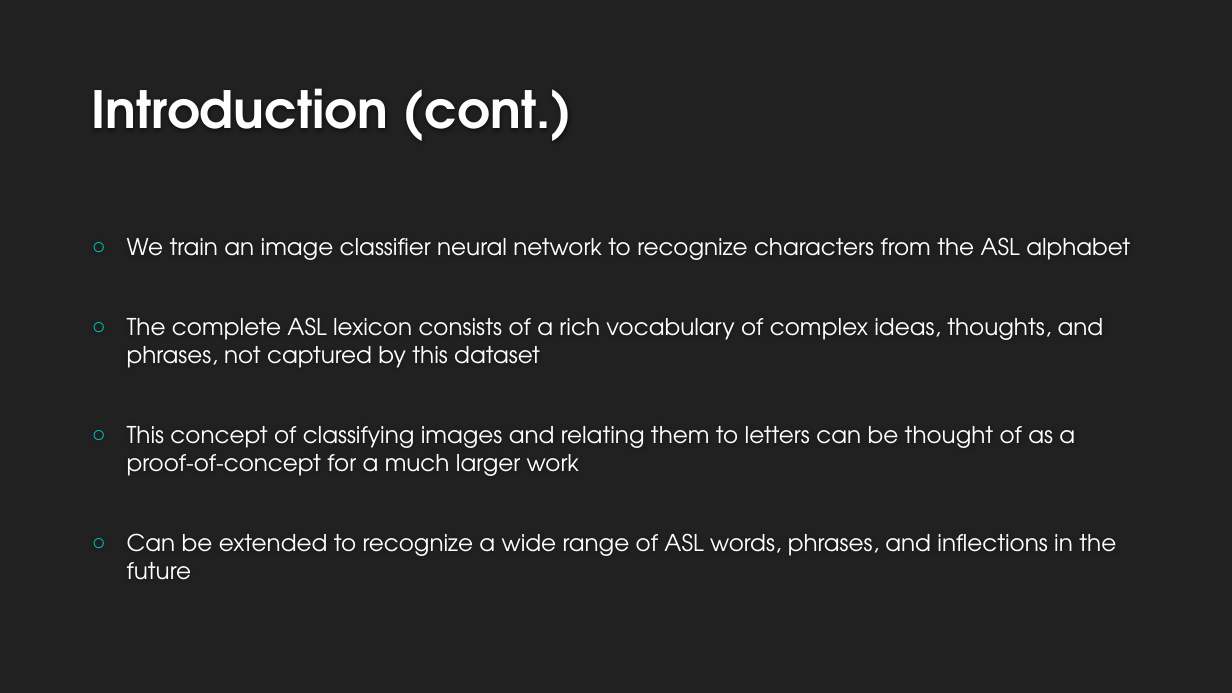
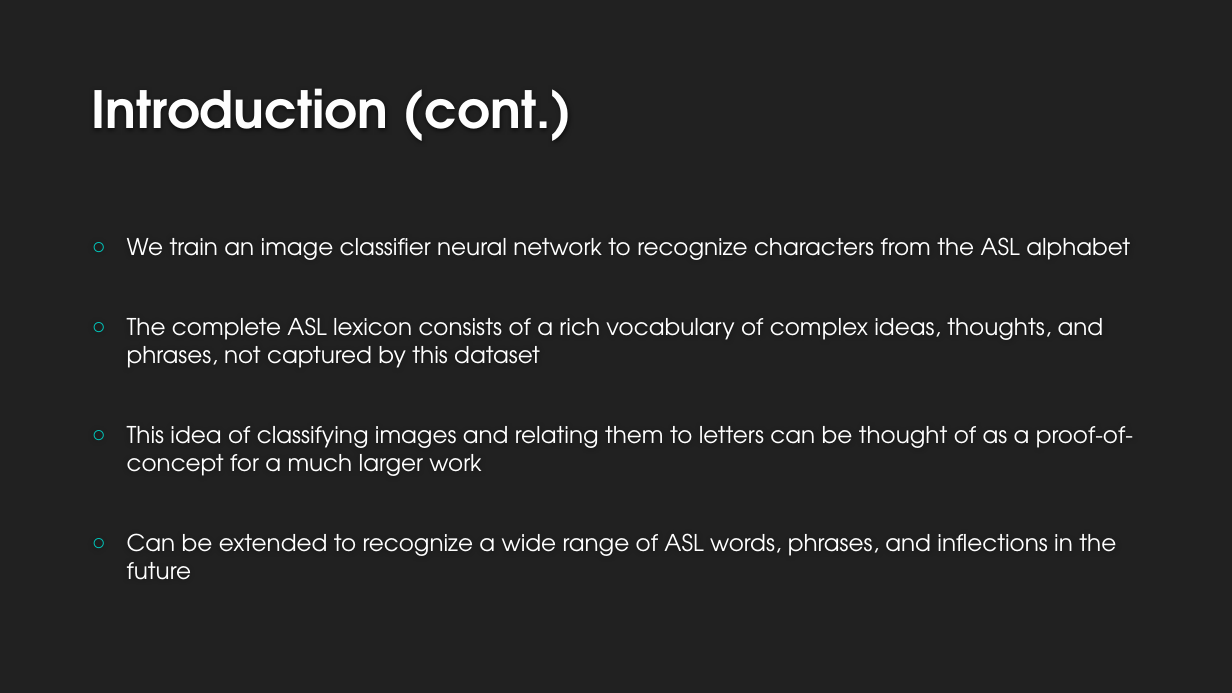
Before and after one commit to landonbuell/Buell-Masters-Project, a slide deck: slide 4 of milestones/BUELL_ENGR6970_Milestone04.pptx. Drawn at 1232x693 pixels with LibreOffice and Linux fonts; fonts in the diff are those of the drawing; background and template pictures are left out. Boxes give left, top, right and bottom in pixels: in the first picture for what was removed or moved away, otherwise in the second. Text is boxed around its words. In the diff, an @@ line names an element or a change of style, - is before the commit and + after.

```diff
--- a/milestones/BUELL_ENGR6970_Milestone04.pptx
+++ b/milestones/BUELL_ENGR6970_Milestone04.pptx
@@ text at (x1=127, y1=426, x2=1133, y2=476): text changed @@
-○ This concept of classifying images and relating them to letters can be thought of as a proof-of-concept for a much larger work
+○ This idea of classifying images and relating them to letters can be thought of as a proof-of-concept for a much larger work
```
Also in this commit, not shown: 12 other slides changed, 5 slides added, 2 other files.
